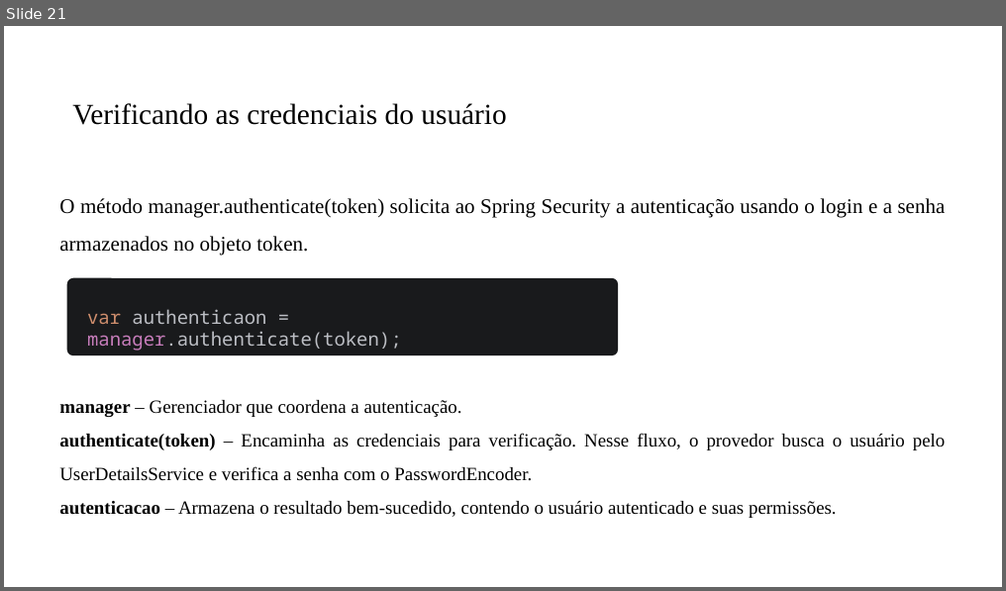
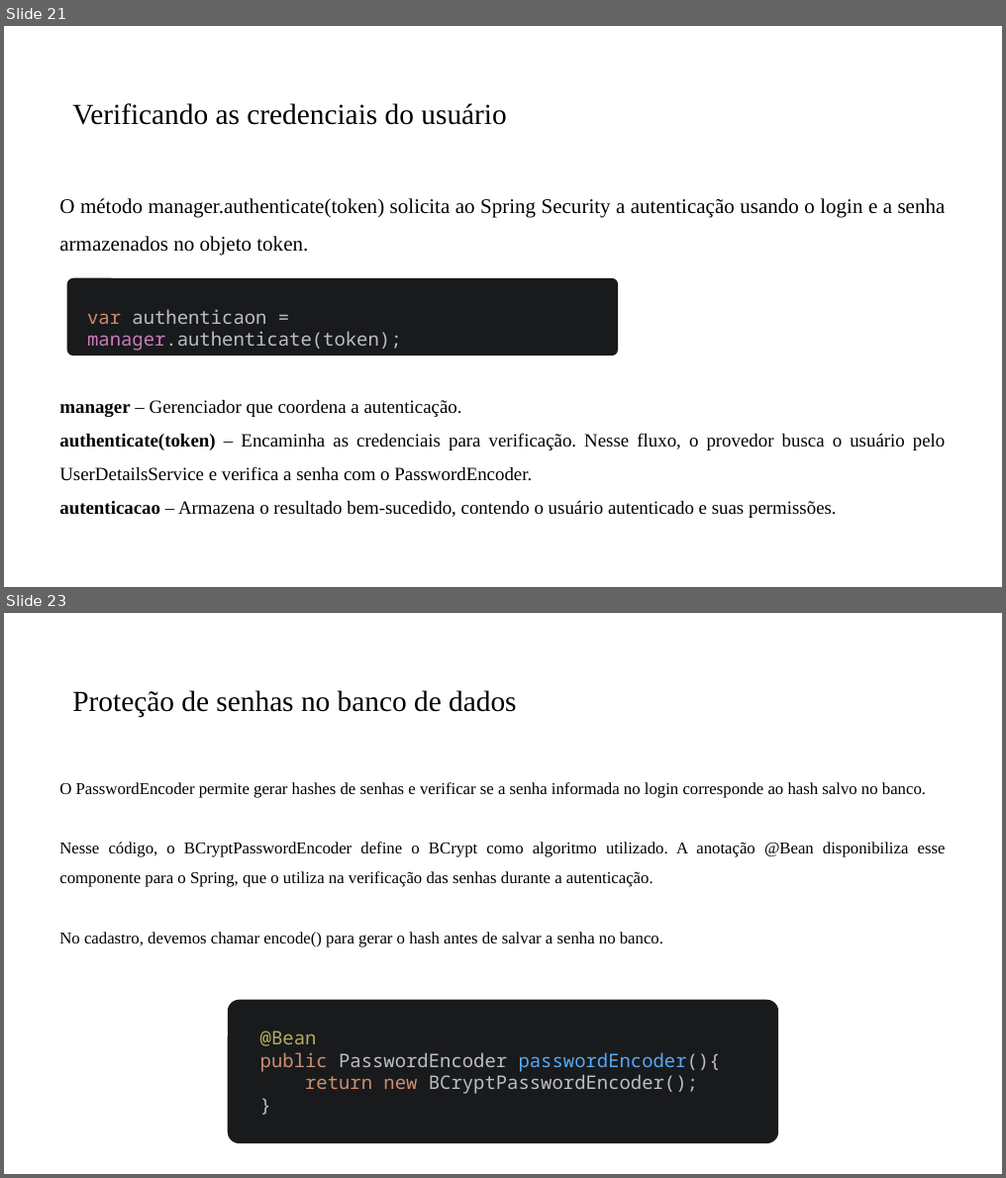
Before and after one commit to PedroMiho/UMC, a slide deck: engenharia-software/software-corporativo/boas-praticas/aula-06-spring-security/spring-security.pptx. Shown one above the other, each under a label of ours: slide 21 before the commit, slides 21 and 23 after it; the slides between them are not shown. The pictures are 1006x591 and 1006x1178 pixels, drawn with LibreOffice and Linux fonts; fonts in the diff are those of the drawing; background and template pictures are left out. Boxes give left, top, right and bottom in pixels: in the first picture for what was removed or moved away, otherwise in the second. Text is boxed around its words. In the diff, an @@ line names an element or a change of style, - is before the commit and + after.

```diff
--- a/engenharia-software/software-corporativo/boas-praticas/aula-06-spring-security/spring-security.pptx
+++ b/engenharia-software/software-corporativo/boas-praticas/aula-06-spring-security/spring-security.pptx
@@ slide 23 added at (4,613,1002,1174), background #FFFFFF @@
@@ title added at (72,690,516,718), 28 pt, text #000000 @@
+Proteção de senhas no banco de dados
@@ text added at (59,782,945,948), 16 pt, text #000000 @@
+O PasswordEncoder permite gerar hashes de senhas e verificar se a senha informada no login corresponde ao hash salvo no banco.
+Nesse código, o BCryptPasswordEncoder define o BCrypt como algoritmo utilizado. A anotação @Bean disponibiliza esse componente para o Spring, que o utiliza na verificação das senhas durante a autenticação.
+No cadastro, devemos chamar encode() para gerar o hash antes de salvar a senha no banco.
@@ rounded rectangle added at (228,1000,779,1144), fill #191A1C @@
@@ text added at (260,1031,721,1094), 18 pt, text #BCBEC4 @@
+@Bean
+public PasswordEncoder passwordEncoder(){
+return new BCryptPasswordEncoder();
+}
```
Also in this commit, not shown: 3 slides changed, 2 other slides added, 1 slide removed, 1 other file.
